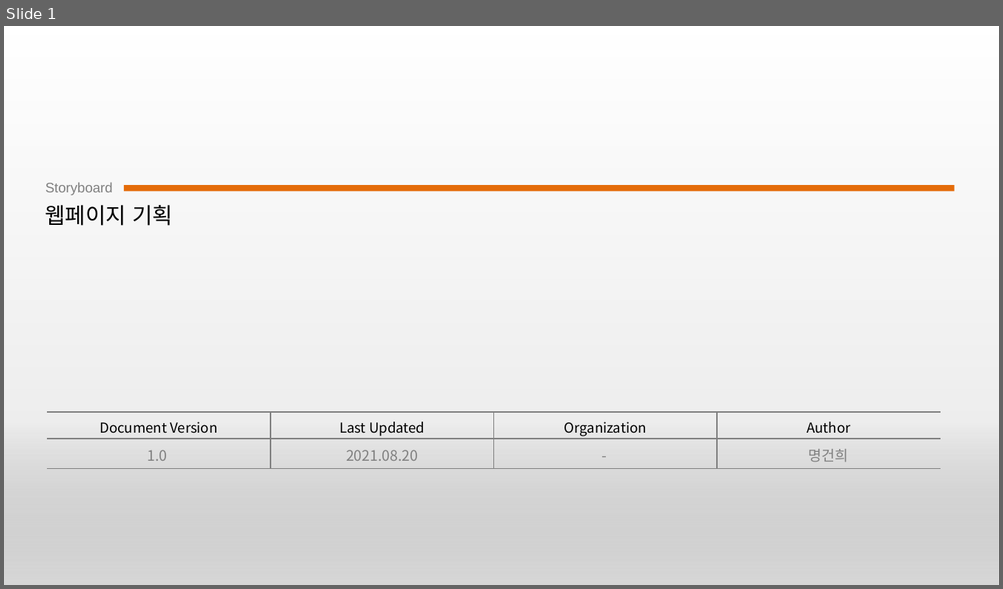
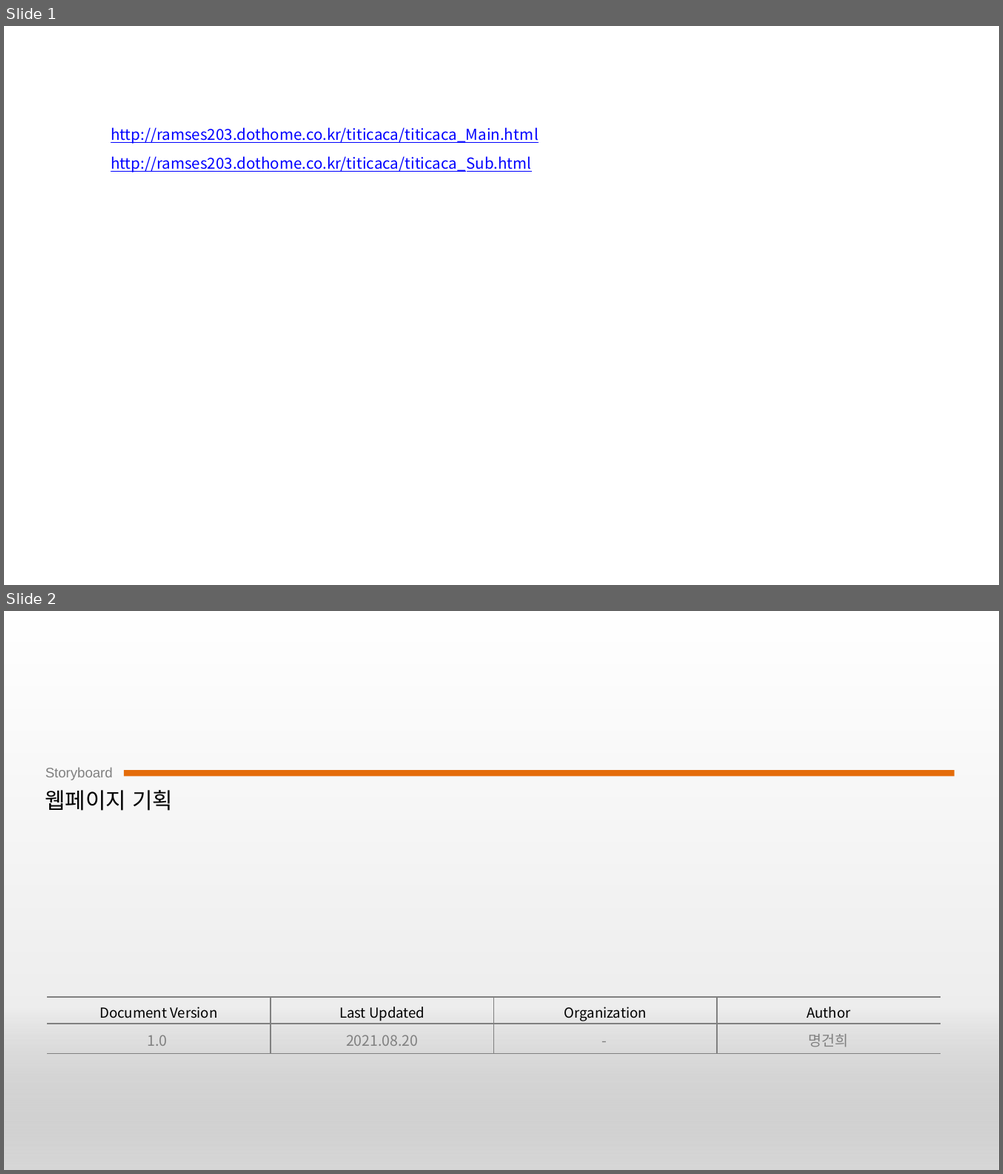
Before and after one commit to ramses203/HTML_CSS_JAVASCRIPT, a slide deck: website/스토리 보드_v1.0.pptx. Shown one above the other, each under a label of ours: slide 1 before the commit, slides 1 and 2 after it. The pictures are 1003x589 and 1003x1174 pixels, drawn with LibreOffice and Linux fonts; fonts in the diff are those of the drawing. Boxes give left, top, right and bottom in pixels: in the first picture for what was removed or moved away, otherwise in the second. Text is boxed around its words. In the diff, an @@ line names an element or a change of style, - is before the commit and + after.

```diff
--- a/website/스토리 보드_v1.0.pptx
+++ b/website/스토리 보드_v1.0.pptx
@@ slide 1 added at (4, 26, 999, 585), background #FFFFFF @@
@@ text added at (111, 127, 538, 144), 11 pt, text #0000FF, underline @@
+http://ramses203.dothome.co.kr/titicaca/titicaca_Main.html
@@ text added at (111, 156, 532, 173), 11 pt, text #0000FF, underline @@
+http://ramses203.dothome.co.kr/titicaca/titicaca_Sub.html
@@ what was slide 1 is now slide 2 @@
```
Also in this commit, not shown: 1 slide changed, 25 other files.
